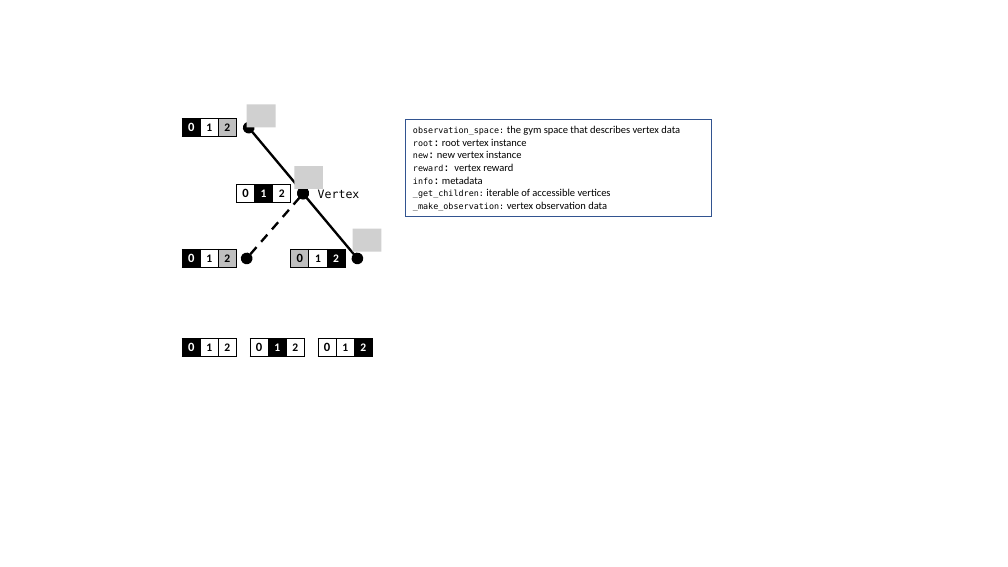
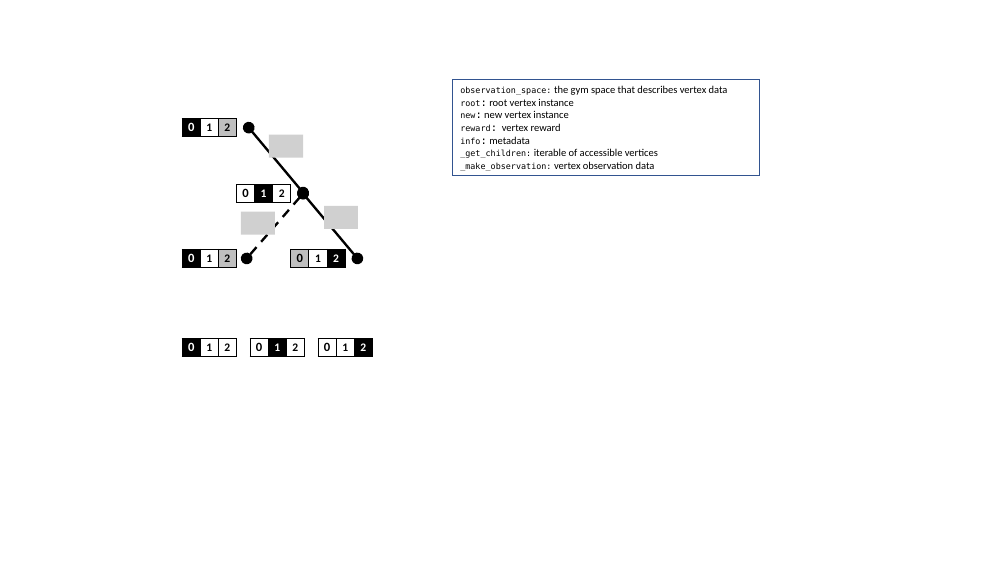
Before and after one commit to NREL/graph-env, a slide deck: slide 1 of docs/source/img/hallway.pptx. Drawn at 1008x567 pixels with LibreOffice and Linux fonts; fonts in the diff are those of the drawing; grey boxes stand for pictures. Boxes give left, top, right and bottom in pixels: in the first picture for what was removed or moved away, otherwise in the second. Text is boxed around its words. In the diff, an @@ line names an element or a change of style, - is before the commit and + after.

```diff
--- a/docs/source/img/hallway.pptx
+++ b/docs/source/img/hallway.pptx
@@ rectangle "observation_space: the gym space that ...": place and size @@
-rectangle "observation_space: the gym space that ..." at [405,119,712,216]
+rectangle "observation_space: the gym space that ..." at [453,79,759,176]
@@ picture removed at [247,104,275,127] @@
@@ picture added at [269,135,303,157] @@
@@ picture removed at [294,166,323,189] @@
@@ text removed at [318,188,360,198] @@
-Vertex
@@ picture added at [324,206,358,228] @@
@@ picture added at [241,212,275,234] @@
@@ picture removed at [352,228,381,251] @@
```
Also in this commit, not shown: 1 other slide changed, 2 other files.
